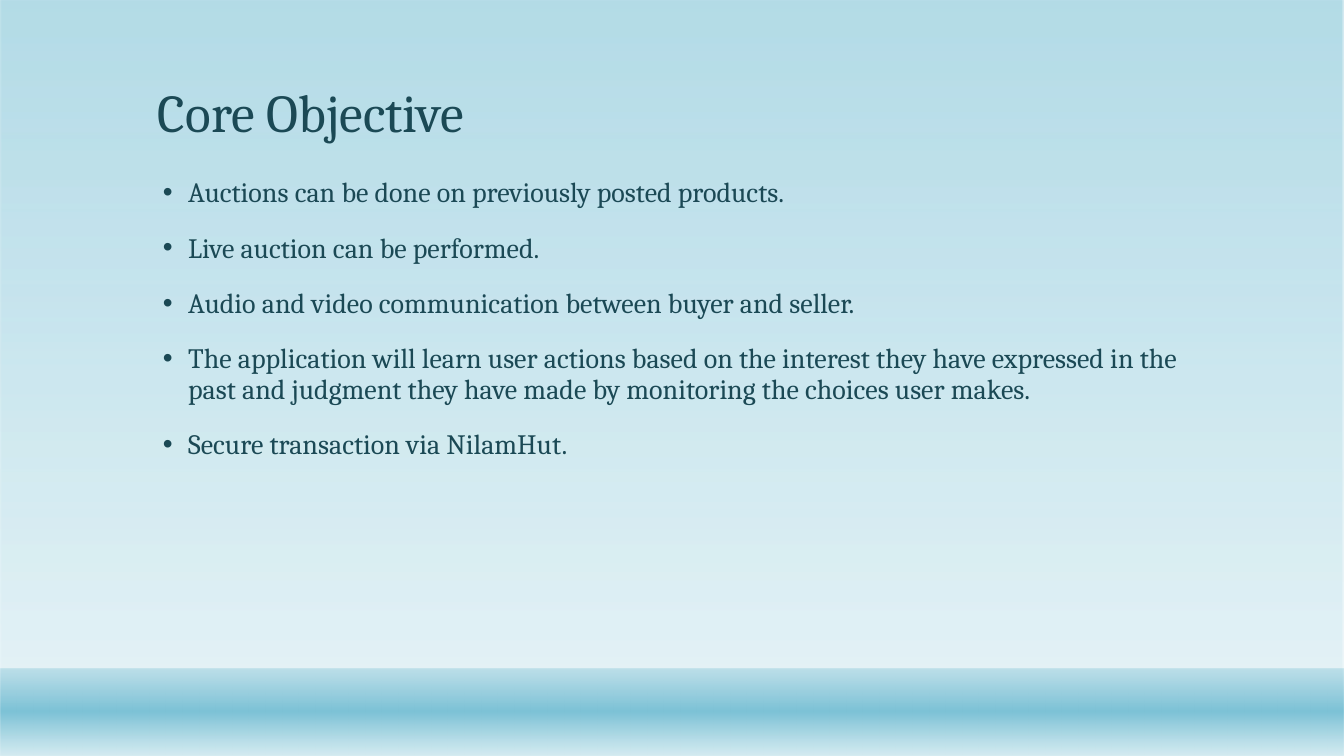
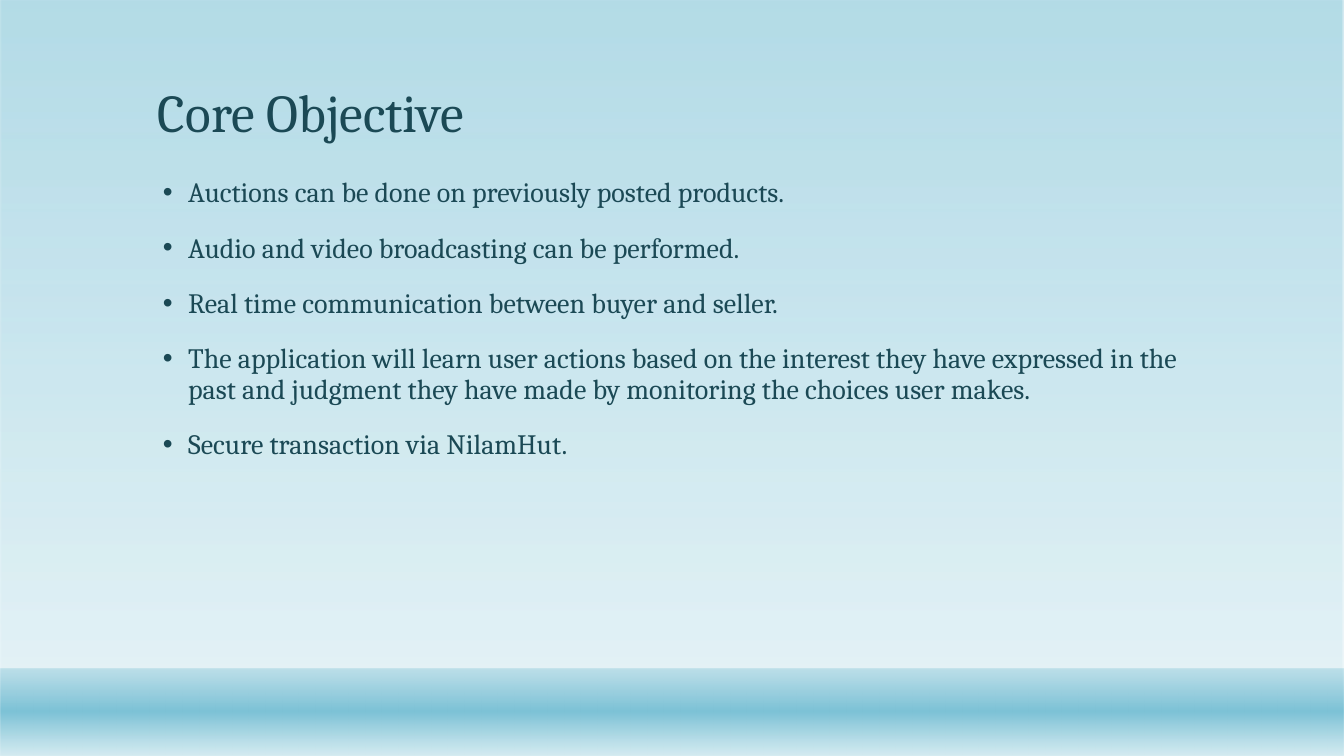
Before and after one commit to Jaggesher/LabWork, a slide deck: slide 4 of NilamHut.pptx. Drawn at 1344x756 pixels with LibreOffice and Linux fonts; fonts in the diff are those of the drawing; background and template pictures are left out. Boxes give left, top, right and bottom in pixels: in the first picture for what was removed or moved away, otherwise in the second. Text is boxed around its words. In the diff, an @@ line names an element or a change of style, - is before the commit and + after.

```diff
--- a/NilamHut.pptx
+++ b/NilamHut.pptx
@@ text at bbox=[188, 238, 778, 319]: text changed @@
-• Live auction can be performed.
-• Audio and video communication between buyer and seller.
+• Audio and video broadcasting can be performed.
+• Real time communication between buyer and seller.
```
Also in this commit, not shown: 5 other slides changed.
